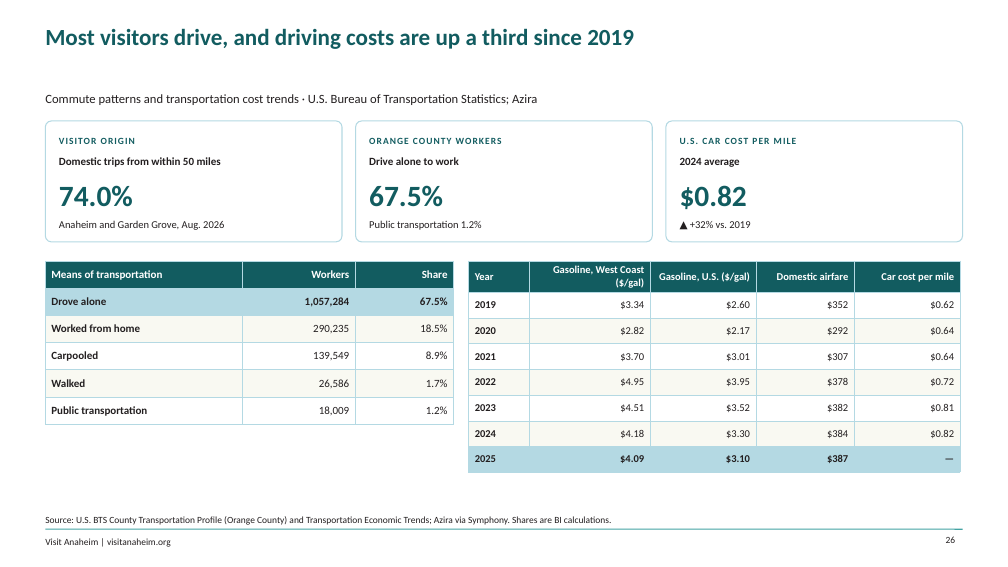
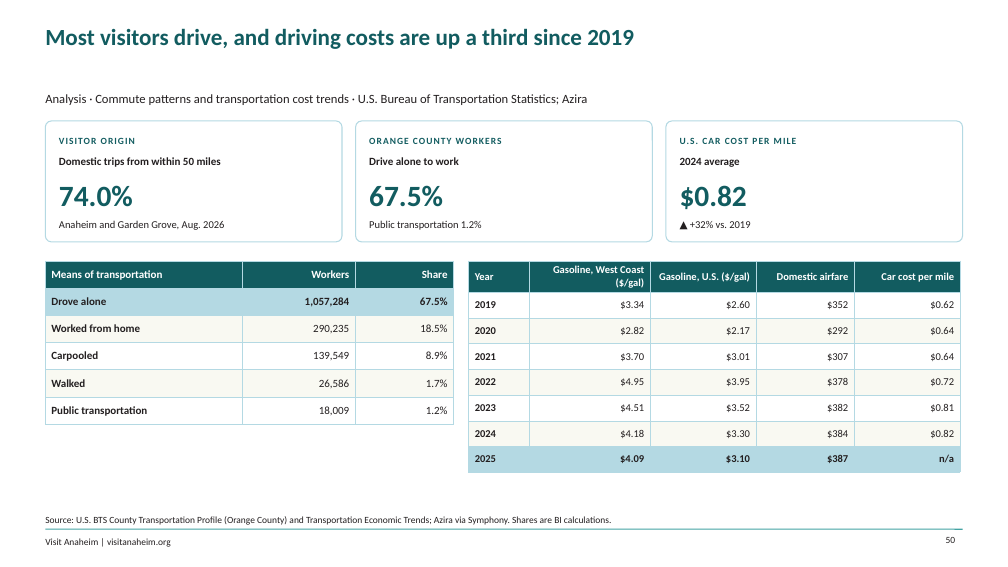
Before and after one commit to bi-visitanaheim/oc-vibe-insights, a slide deck: slide 50 of pipeline/OC_Vibe_Insights.pptx (slide 26 before the commit). Drawn at 1008x567 pixels with LibreOffice and Linux fonts; fonts in the diff are those of the drawing; background and template pictures are left out. Boxes give left, top, right and bottom in pixels: in the first picture for what was removed or moved away, otherwise in the second. Text is boxed around its words. In the diff, an @@ line names an element or a change of style, - is before the commit and + after.

```diff
--- a/pipeline/OC_Vibe_Insights.pptx
+++ b/pipeline/OC_Vibe_Insights.pptx
@@ text at (45,94,587,105): text changed @@
-Commute patterns and transportation cost trends · U.S. Bureau of Transportation Statistics; Azira
+Analysis · Commute patterns and transportation cost trends · U.S. Bureau of Transportation Statistics; Azira
@@ table at (469,261,960,467) @@
-row 8, column 5: —
+row 8, column 5: n/a
@@ page number at (946,537,956,543): text changed @@
-26
+50
```
Also in this commit, not shown: 54 other slides changed, 18 slides added, 3 slides removed, 20 other files.
